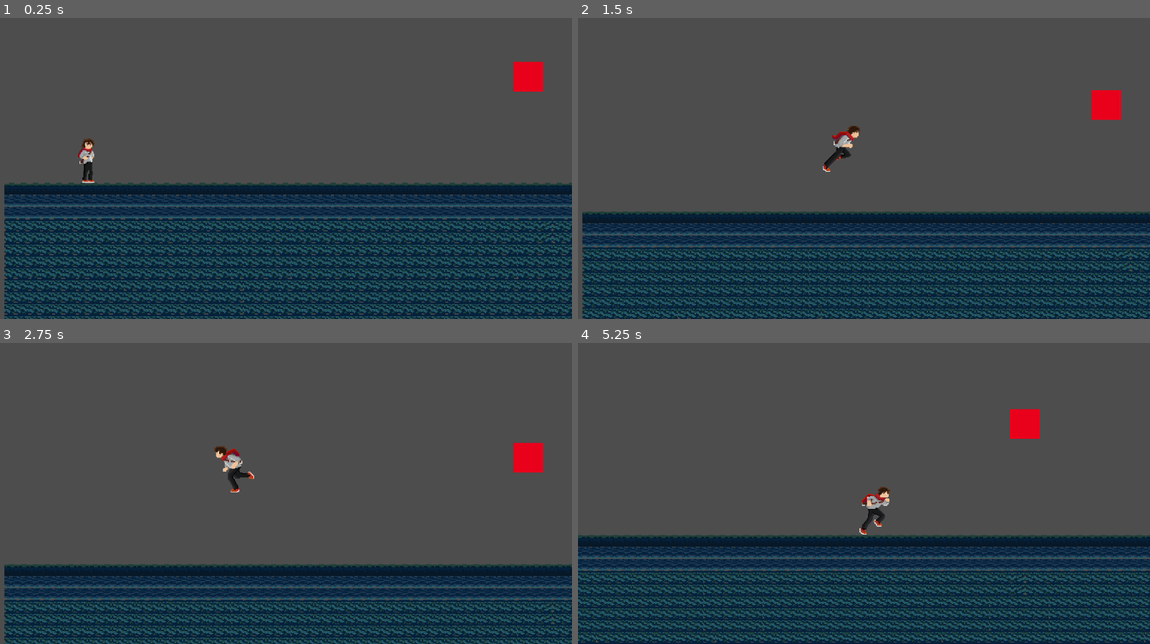
Above: before the commit, frames 1-4 (two rows, left to right).
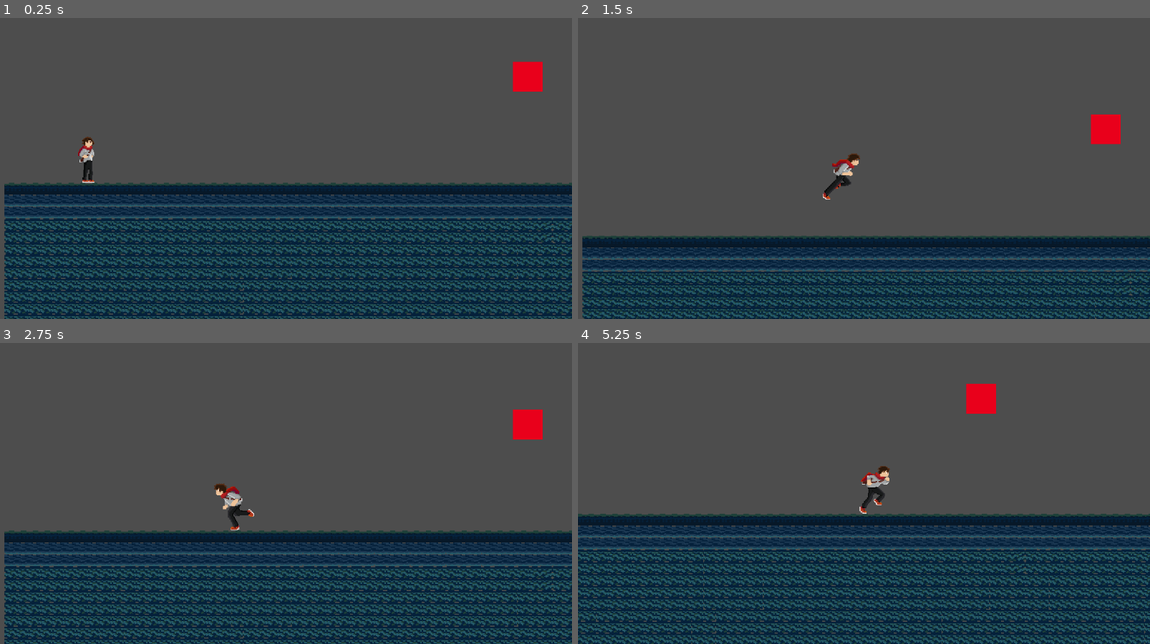
Above: after the commit, the same moments.

Repository: GuilhermeBisse/Tower-of-Death
Game: Godot game, scene res://Scenes/lobby.tscn
Two runs of this game, one before a commit and one after it. Both use one fixed random seed, a clock stepped at 60 frames per second and the inputs below. Before the commit the project has no main scene; this scene is started directly in both runs.
Inputs:
- Up to frame 1 (0.25 s): no input
- Up to frame 2 (1.5 s): tap Enter (ui_accept) at 0.5, 0.6 s; hold Right (ui_right) from 0.53 s (still down); tap Space (jump, bound only after the commit) at 0.77, 0.8, 1.07, 1.35 s
- Up to frame 3 (2.75 s): tap Space (jump, bound only after the commit) at 1.52, 1.82, 2.3 s; tap Enter (ui_accept) at 1.55, 2.1 s; release Right (ui_right) at 2.03 s; hold Left (ui_left) from 2.03 s (still down)
- Up to frame 4 (5.25 s): release Left (ui_left) at 2.78 s; hold Right (ui_right) 2.78-4.28 s; tap Enter (ui_accept) at 2.85, 4.35, 5.1 s; tap Space (jump, bound only after the commit) at 3.02, 3.32, 3.6, 3.77, 4.07, 4.52, 4.82 s; hold Left (ui_left) 4.28-5.03 s; hold Right (ui_right) from 5.03 s (still down)

The runs differ from the first frame. In frame 1, 0.1% of the frame differs, in the area x 13-17%, y 39-51%; in frame 2, 20%; in frame 3, 27%; in frame 4, 29%, in the area x 0-100%, y 13-100%.

Commit message:
Idle animation and flying enemy dash prototype

Diff:
--- a/Prefabs/enemy_1.gd
+++ /dev/null
@@ -1,30 +0,0 @@
-extends CharacterBody2D
-
-const SPEED = 10000.0
-var player
-var chasing = false
-var knockback_vector = Vector2.ZERO
-@onready var sight_area = $SightArea
-
-func _ready():
-	player = Global.global_player
-
-func _physics_process(delta):
-	if chasing and knockback_vector == Vector2.ZERO:
-		chase(delta)
-	elif knockback_vector != Vector2.ZERO: #(0,0)
-		velocity = knockback_vector * 25
-	move_and_slide()
-
-func chase(delta):
-	velocity = global_position.direction_to(player.global_position) * SPEED * delta
-
-
-func _on_sight_area_body_entered(body):
-	if body == player:
-		chasing = true
-
-func hurt():
-	knockback_vector = global_position - player.global_position
-	var knockback_tween:= get_tree().create_tween()
-	knockback_tween.tween_property(self,"knockback_vector", Vector2.ZERO,0.25)
--- a/Prefabs/enemy_1.tscn
+++ b/Prefabs/enemy_1.tscn
@@ -1,12 +1,15 @@
-[gd_scene load_steps=4 format=3 uid="uid://c2hcqohgaw0t5"]
+[gd_scene load_steps=5 format=3 uid="uid://c2hcqohgaw0t5"]
 
-[ext_resource type="Script" path="res://Prefabs/enemy_1.gd" id="1_riyx6"]
+[ext_resource type="Script" path="res://Scripts/enemy_1.gd" id="1_riyx6"]
 
 [sub_resource type="RectangleShape2D" id="RectangleShape2D_slq3n"]
 size = Vector2(40, 40)
 
 [sub_resource type="CircleShape2D" id="CircleShape2D_qncv4"]
 radius = 198.01
+
+[sub_resource type="CircleShape2D" id="CircleShape2D_gs42d"]
+radius = 158.0
 
 [node name="Enemy1" type="CharacterBody2D"]
 script = ExtResource("1_riyx6")
@@ -27,4 +30,13 @@
 shape = SubResource("CircleShape2D_qncv4")
 debug_color = Color(0.892952, 0.14188, 0.707504, 0.42)
 
+[node name="DashArea" type="Area2D" parent="."]
+
+[node name="CollisionShape2D" type="CollisionShape2D" parent="DashArea"]
+position = Vector2(1, 0)
+shape = SubResource("CircleShape2D_gs42d")
+debug_color = Color(0.989781, 0, 0.286363, 0.42)
+
 [connection signal="body_entered" from="SightArea" to="." method="_on_sight_area_body_entered"]
+[connection signal="body_entered" from="DashArea" to="." method="_on_dash_area_body_entered"]
+[connection signal="body_exited" from="DashArea" to="." method="_on_dash_area_body_exited"]
--- a/Prefabs/player.tscn
+++ b/Prefabs/player.tscn
@@ -1,18 +1,78 @@
-[gd_scene load_steps=23 format=3 uid="uid://bgsoxr6nsjbrr"]
+[gd_scene load_steps=47 format=3 uid="uid://bgsoxr6nsjbrr"]
 
 [ext_resource type="Script" path="res://Scripts/player.gd" id="1_glbys"]
 [ext_resource type="Texture2D" uid="uid://nr2565fatmm4" path="res://Sprites/Atlas/Run/Atlas-Run1.png" id="1_tvake"]
+[ext_resource type="Texture2D" uid="uid://byhevtpoysbgj" path="res://Sprites/Atlas/Idle/Atlas-Idle1.png" id="2_a2ng3"]
 [ext_resource type="Texture2D" uid="uid://dckut58a6u3gq" path="res://Sprites/Atlas/Run/Atlas-Run2.png" id="2_nag1t"]
-[ext_resource type="Texture2D" uid="uid://om2evjksv0ws" path="res://Sprites/Atlas/Idle/Atlas-Idle.png" id="2_ok6hl"]
+[ext_resource type="Texture2D" uid="uid://uakl1vbo55og" path="res://Sprites/Atlas/Idle/Atlas-Idle2.png" id="3_15f3l"]
 [ext_resource type="Texture2D" uid="uid://74n2o73o0d6m" path="res://Sprites/Atlas/Run/Atlas-Run3.png" id="3_tt1jk"]
+[ext_resource type="Texture2D" uid="uid://d2v3s0xlmdv6w" path="res://Sprites/Atlas/Idle/Atlas-Idle3.png" id="4_8ry48"]
 [ext_resource type="Texture2D" uid="uid://g1qkp0g1j2qy" path="res://Sprites/Atlas/Run/Atlas-Run4.png" id="4_k4wk5"]
+[ext_resource type="Texture2D" uid="uid://dc5juao4lmqxi" path="res://Sprites/Atlas/Idle/Atlas-Idle4.png" id="5_orvlu"]
 [ext_resource type="Texture2D" uid="uid://botiosojn12gm" path="res://Sprites/Atlas/Run/Atlas-Run5.png" id="5_uyowk"]
 [ext_resource type="Texture2D" uid="uid://jjhak8w7iwq" path="res://Sprites/Atlas/Run/Atlas-Run6.png" id="6_djx28"]
+[ext_resource type="Texture2D" uid="uid://cpaw6dlwpkci3" path="res://Sprites/Atlas/Idle/Atlas-Idle5.png" id="6_y2xsc"]
+[ext_resource type="Texture2D" uid="uid://j366s8fdsovp" path="res://Sprites/Atlas/Idle/Atlas-Idle6.png" id="7_71t5s"]
 [ext_resource type="Texture2D" uid="uid://hpfo3hqc75ec" path="res://Sprites/Atlas/Run/Atlas-Run7.png" id="7_f8b4c"]
 [ext_resource type="Texture2D" uid="uid://dur22hwdjgjew" path="res://Sprites/Atlas/Run/Atlas-Run8.png" id="8_2qxus"]
-
-[sub_resource type="AtlasTexture" id="AtlasTexture_7mgky"]
-atlas = ExtResource("2_ok6hl")
+[ext_resource type="Texture2D" uid="uid://ctr4k0euoqivu" path="res://Sprites/Atlas/Idle/Atlas-Idle7.png" id="8_oo4t3"]
+[ext_resource type="Texture2D" uid="uid://cbc35rx3kxquk" path="res://Sprites/Atlas/Idle/Atlas-Idle8.png" id="9_1yvro"]
+[ext_resource type="Texture2D" uid="uid://cttminl5y4t0x" path="res://Sprites/Atlas/Idle/Atlas-Idle9.png" id="10_kublt"]
+[ext_resource type="Texture2D" uid="uid://onwv3sgbx7nl" path="res://Sprites/Atlas/Idle/Atlas-Idle10.png" id="11_58ay1"]
+[ext_resource type="Texture2D" uid="uid://bhjc7b1j7kyf6" path="res://Sprites/Atlas/Idle/Atlas-Idle11.png" id="12_cgg0g"]
+[ext_resource type="Texture2D" uid="uid://c5lu0qmmtvppk" path="res://Sprites/Atlas/Idle/Atlas-Idle12.png" id="13_bygh6"]
+[ext_resource type="Texture2D" uid="uid://dvrcrayjvxltd" path="res://Sprites/Atlas/Idle/Atlas-Idle13.png" id="14_k171j"]
+
+[sub_resource type="AtlasTexture" id="AtlasTexture_4q5tp"]
+atlas = ExtResource("2_a2ng3")
+region = Rect2(0, 0, 64, 64)
+
+[sub_resource type="AtlasTexture" id="AtlasTexture_0x1q2"]
+atlas = ExtResource("3_15f3l")
+region = Rect2(0, 0, 64, 64)
+
+[sub_resource type="AtlasTexture" id="AtlasTexture_r372x"]
+atlas = ExtResource("4_8ry48")
+region = Rect2(0, 0, 64, 64)
+
+[sub_resource type="AtlasTexture" id="AtlasTexture_wcd7n"]
+atlas = ExtResource("5_orvlu")
+region = Rect2(0, 0, 64, 64)
+
+[sub_resource type="AtlasTexture" id="AtlasTexture_g6fux"]
+atlas = ExtResource("6_y2xsc")
+region = Rect2(0, 0, 64, 64)
+
+[sub_resource type="AtlasTexture" id="AtlasTexture_10ywb"]
+atlas = ExtResource("7_71t5s")
+region = Rect2(0, 0, 64, 64)
+
+[sub_resource type="AtlasTexture" id="AtlasTexture_ek1y3"]
+atlas = ExtResource("8_oo4t3")
+region = Rect2(0, 0, 64, 64)
+
+[sub_resource type="AtlasTexture" id="AtlasTexture_sgrgx"]
+atlas = ExtResource("9_1yvro")
+region = Rect2(0, 0, 64, 64)
+
+[sub_resource type="AtlasTexture" id="AtlasTexture_s54fr"]
+atlas = ExtResource("10_kublt")
+region = Rect2(0, 0, 64, 64)
+
+[sub_resource type="AtlasTexture" id="AtlasTexture_jp31r"]
+atlas = ExtResource("11_58ay1")
+region = Rect2(0, 0, 64, 64)
+
+[sub_resource type="AtlasTexture" id="AtlasTexture_ibn4y"]
+atlas = ExtResource("12_cgg0g")
+region = Rect2(0, 0, 64, 64)
+
+[sub_resource type="AtlasTexture" id="AtlasTexture_qf3xl"]
+atlas = ExtResource("13_bygh6")
+region = Rect2(0, 0, 64, 64)
+
+[sub_resource type="AtlasTexture" id="AtlasTexture_pjp5m"]
+atlas = ExtResource("14_k171j")
 region = Rect2(0, 0, 64, 64)
 
 [sub_resource type="AtlasTexture" id="AtlasTexture_ax36w"]
@@ -51,11 +111,47 @@
 animations = [{
 "frames": [{
 "duration": 1.0,
-"texture": SubResource("AtlasTexture_7mgky")
+"texture": SubResource("AtlasTexture_4q5tp")
+}, {
+"duration": 1.0,
+"texture": SubResource("AtlasTexture_0x1q2")
+}, {
+"duration": 1.0,
+"texture": SubResource("AtlasTexture_r372x")
+}, {
+"duration": 1.0,
+"texture": SubResource("AtlasTexture_wcd7n")
+}, {
+"duration": 1.0,
+"texture": SubResource("AtlasTexture_g6fux")
+}, {
+"duration": 1.0,
+"texture": SubResource("AtlasTexture_10ywb")
+}, {
+"duration": 1.0,
+"texture": SubResource("AtlasTexture_ek1y3")
+}, {
+"duration": 1.0,
+"texture": SubResource("AtlasTexture_sgrgx")
+}, {
+"duration": 1.0,
+"texture": SubResource("AtlasTexture_s54fr")
+}, {
+"duration": 1.0,
+"texture": SubResource("AtlasTexture_jp31r")
+}, {
+"duration": 1.0,
+"texture": SubResource("AtlasTexture_ibn4y")
+}, {
+"duration": 1.0,
+"texture": SubResource("AtlasTexture_qf3xl")
+}, {
+"duration": 1.0,
+"texture": SubResource("AtlasTexture_pjp5m")
 }],
 "loop": true,
 "name": &"Atlas_idle",
-"speed": 5.0
+"speed": 9.0
 }, {
 "frames": [{
 "duration": 1.0,
@@ -102,6 +198,7 @@
 sprite_frames = SubResource("SpriteFrames_xettt")
 animation = &"Atlas_idle"
 autoplay = "Atlas_idle"
+frame_progress = 0.485127
 
 [node name="CollisionShape2D" type="CollisionShape2D" parent="."]
 position = Vector2(0, 1)
--- /dev/null
+++ b/Scripts/enemy_1.gd
@@ -0,0 +1,56 @@
+extends CharacterBody2D
+
+const SPEED = 10000.0
+var player
+var chasing = false
+var is_dashing = false
+var knockback_vector = Vector2.ZERO
+var dash_vector = Vector2.ZERO
+@onready var sight_area = $SightArea
+
+func _ready():
+	player = Global.global_player
+
+func _physics_process(delta):
+
+	if knockback_vector != Vector2.ZERO: #(0,0)
+		velocity = knockback_vector * 25
+	elif dash_vector != Vector2.ZERO:
+		velocity = dash_vector * 10
+	elif chasing:
+		chase(delta)
+	move_and_slide()
+
+func chase(delta):
+	velocity = global_position.direction_to(player.global_position) * SPEED * delta
+
+
+func _on_sight_area_body_entered(body):
+	if body == player:
+		chasing = true
+
+func hurt():
+	knockback_vector = global_position - player.global_position
+	var knockback_tween:= get_tree().create_tween()
+	knockback_tween.tween_property(self,"knockback_vector", Vector2.ZERO,0.25)
+
+
+func _on_dash_area_body_entered(body):
+	if body == player and not is_dashing:
+		chasing = false
+		is_dashing = true
+		dash()
+
+
+
+func dash():
+	chasing = false
+	velocity = position.direction_to(player.global_position) * -200
+	var player_last_pos = player.global_position
+	await get_tree().create_timer(0.7).timeout
+	dash_vector = player_last_pos - global_position
+	var dash_tween:= get_tree().create_tween()
+	dash_tween.tween_property(self,"dash_vector",Vector2.ZERO, 0.2)
+	await get_tree().create_timer(0.5).timeout
+	chasing = true
+	is_dashing = false
--- a/Scripts/player.gd
+++ b/Scripts/player.gd
@@ -18,12 +18,12 @@
 		velocity.y += gravity * delta
 
 	# Handle jump.
-	if Input.is_action_just_pressed("ui_accept") and is_on_floor():
+	if Input.is_action_just_pressed("jump") and is_on_floor():
 		velocity.y = JUMP_VELOCITY
 
 	# Get the input direction and handle the movement/deceleration.
 	# As good practice, you should replace UI actions with custom gameplay actions.
-	var direction = Input.get_axis("ui_left", "ui_right")
+	var direction = Input.get_axis("left", "right")
 	if direction:
 		velocity.x = direction * SPEED
 	else:
--- a/project.godot
+++ b/project.godot
@@ -11,12 +11,33 @@
 [application]
 
 config/name="Tower of Death"
+run/main_scene="res://Scenes/lobby.tscn"
 config/features=PackedStringArray("4.2", "Forward Plus")
 config/icon="res://icon.svg"
 
 [autoload]
 
 Global="*res://Scripts/global.gd"
+
+[input]
+
+left={
+"deadzone": 0.5,
+"events": [Object(InputEventKey,"resource_local_to_scene":false,"resource_name":"","device":-1,"window_id":0,"alt_pressed":false,"shift_pressed":false,"ctrl_pressed":false,"meta_pressed":false,"pressed":false,"keycode":0,"physical_keycode":65,"key_label":0,"unicode":97,"echo":false,"script":null)
+, Object(InputEventKey,"resource_local_to_scene":false,"resource_name":"","device":-1,"window_id":0,"alt_pressed":false,"shift_pressed":false,"ctrl_pressed":false,"meta_pressed":false,"pressed":false,"keycode":0,"physical_keycode":4194319,"key_label":0,"unicode":0,"echo":false,"script":null)
+]
+}
+right={
+"deadzone": 0.5,
+"events": [Object(InputEventKey,"resource_local_to_scene":false,"resource_name":"","device":-1,"window_id":0,"alt_pressed":false,"shift_pressed":false,"ctrl_pressed":false,"meta_pressed":false,"pressed":false,"keycode":0,"physical_keycode":68,"key_label":0,"unicode":100,"echo":false,"script":null)
+, Object(InputEventKey,"resource_local_to_scene":false,"resource_name":"","device":-1,"window_id":0,"alt_pressed":false,"shift_pressed":false,"ctrl_pressed":false,"meta_pressed":false,"pressed":false,"keycode":0,"physical_keycode":4194321,"key_label":0,"unicode":0,"echo":false,"script":null)
+]
+}
+jump={
+"deadzone": 0.5,
+"events": [Object(InputEventKey,"resource_local_to_scene":false,"resource_name":"","device":-1,"window_id":0,"alt_pressed":false,"shift_pressed":false,"ctrl_pressed":false,"meta_pressed":false,"pressed":false,"keycode":0,"physical_keycode":32,"key_label":0,"unicode":32,"echo":false,"script":null)
+]
+}
 
 [layer_names]
 
Binary file removed: Sprites/Atlas/Idle/Atlas-Idle.png
Binary file added: Sprites/Atlas/Idle/Atlas-Idle1.png
Not shown, added: Sprites/Atlas/Idle/Atlas-Idle1.png.import
Binary file added: Sprites/Atlas/Idle/Atlas-Idle10.png
Not shown, added: Sprites/Atlas/Idle/Atlas-Idle10.png.import
Binary file added: Sprites/Atlas/Idle/Atlas-Idle11.png
Not shown, added: Sprites/Atlas/Idle/Atlas-Idle11.png.import
Binary file added: Sprites/Atlas/Idle/Atlas-Idle12.png
Not shown, added: Sprites/Atlas/Idle/Atlas-Idle12.png.import
Binary file added: Sprites/Atlas/Idle/Atlas-Idle13.png
Not shown, added: Sprites/Atlas/Idle/Atlas-Idle13.png.import
Binary file added: Sprites/Atlas/Idle/Atlas-Idle2.png
(and 15 more such lines)
